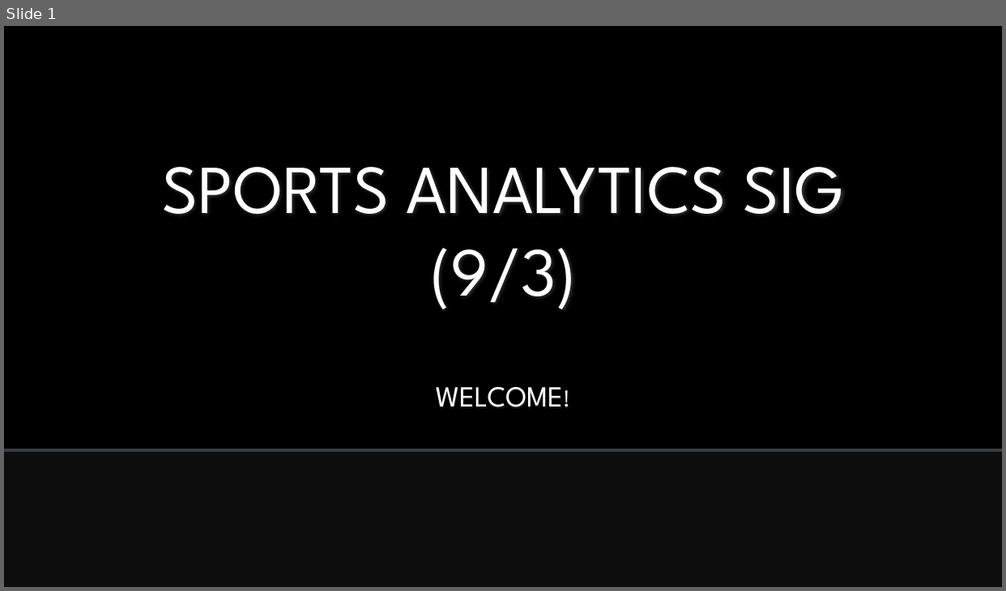
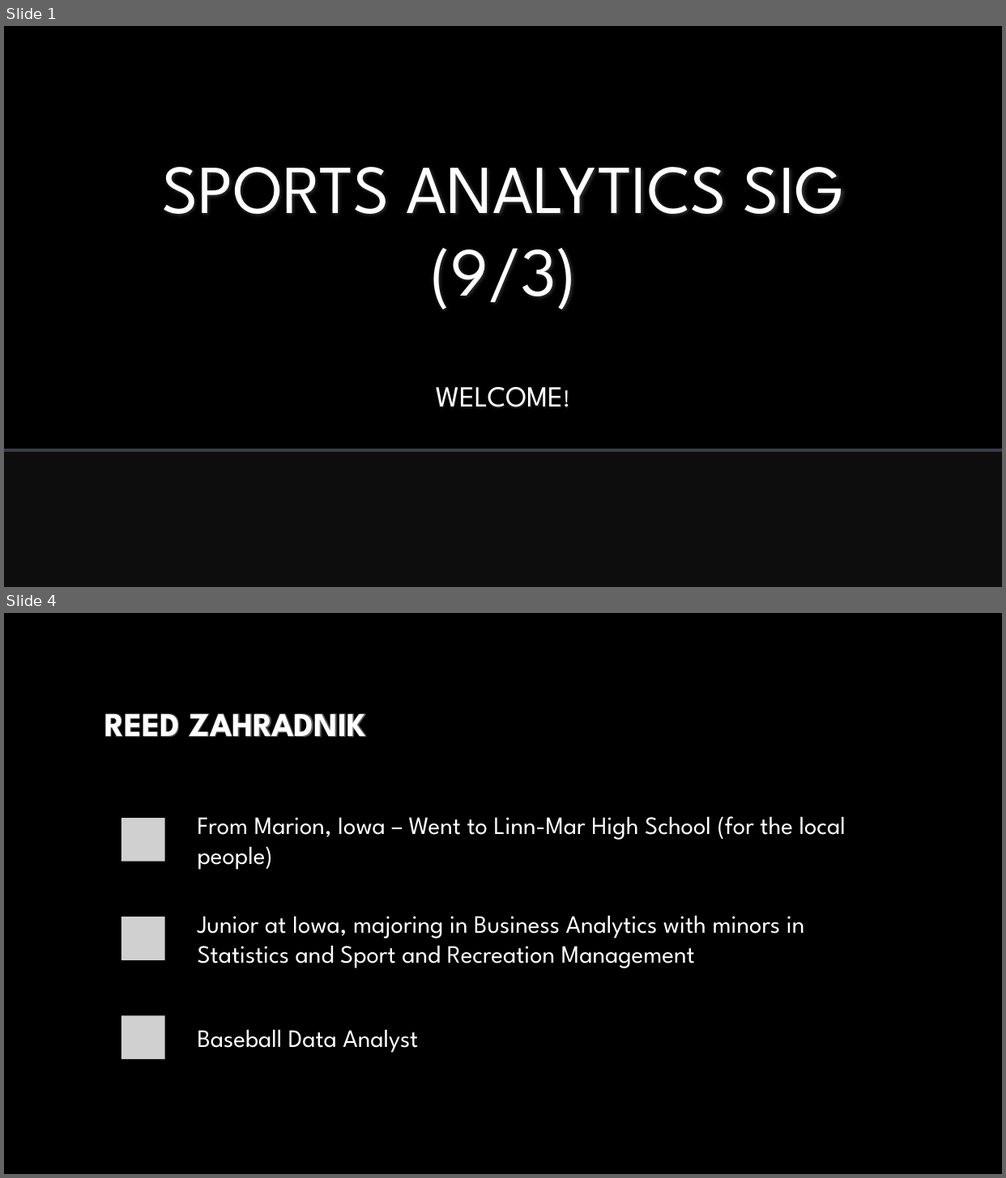
Before and after one commit to cjskalla/Sports-Analytics-SIG, a slide deck: Meeting Info/9-3.pptx. Shown one above the other, each under a label of ours: slide 1 before the commit, slides 1 and 4 after it; the slides between them are not shown. The pictures are 1006x591 and 1006x1178 pixels, drawn with LibreOffice and Linux fonts; fonts in the diff are those of the drawing; grey boxes stand for pictures; background and template pictures are left out. Boxes give left, top, right and bottom in pixels: in the first picture for what was removed or moved away, otherwise in the second. Text is boxed around its words. In the diff, an @@ line names an element or a change of style, - is before the commit and + after.

```diff
--- a/Meeting Info/9-3.pptx
+++ b/Meeting Info/9-3.pptx
@@ slide 4 added at (4,613,1002,1174), background picture (left out) @@
@@ title added at (105,713,366,737), 32 pt, text gradient #FFFFFF to #A6A6A6, bold @@
+REED ZAHRADNIK
@@ group added at (98,816,908,1078): 3 pictures, 3 texts, 2 rounded rectangles @@
+From Marion, Iowa – Went to Linn-Mar High School (for the local people)
+Junior at Iowa, majoring in Business Analytics with minors in Statistics and Sport and Recreation Management
+Baseball Data Analyst
```
Also in this commit, not shown: 6 slides changed, 1 other slide added, 2 other files.
